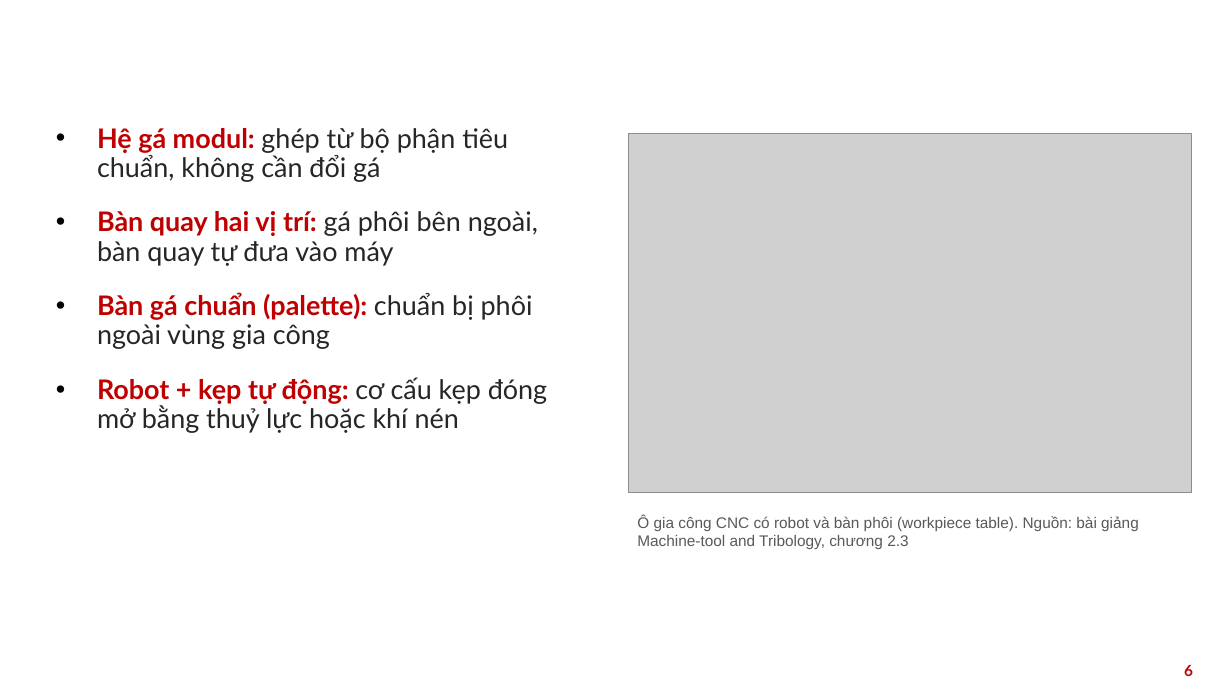
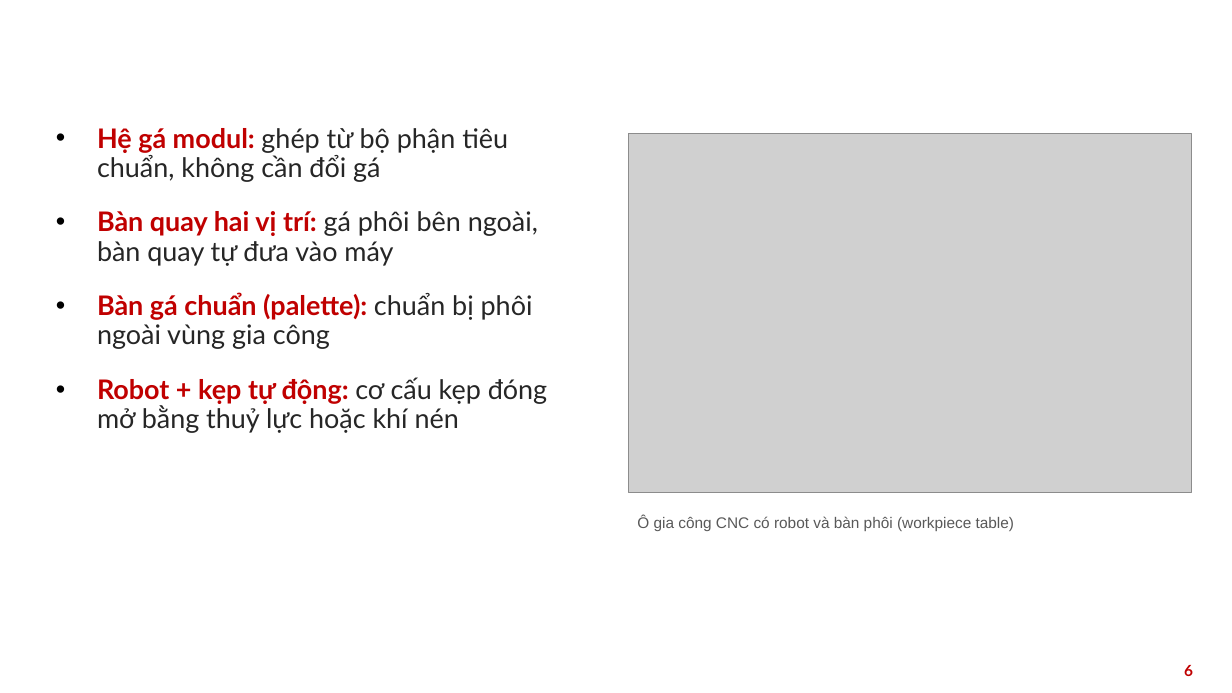
Before and after one commit to vinhdo281/CNC, a slide deck: slide 6 of Slide_Ga_kep_CNC.pptx. Drawn at 1232x693 pixels with LibreOffice and Linux fonts; fonts in the diff are those of the drawing; grey boxes stand for pictures; background and template pictures are left out. Boxes give left, top, right and bottom in pixels: in the first picture for what was removed or moved away, otherwise in the second. Text is boxed around its words. In the diff, an @@ line names an element or a change of style, - is before the commit and + after.

```diff
--- a/Slide_Ga_kep_CNC.pptx
+++ b/Slide_Ga_kep_CNC.pptx
@@ text at [637,515,1014,531]: text changed @@
-Ô gia công CNC có robot và bàn phôi (workpiece table). Nguồn: bài giảng Machine-tool and Tribology, chương 2.3
+Ô gia công CNC có robot và bàn phôi (workpiece table)
```
Also in this commit, not shown: 2 other slides changed, 2 slides added, 5 other files.
